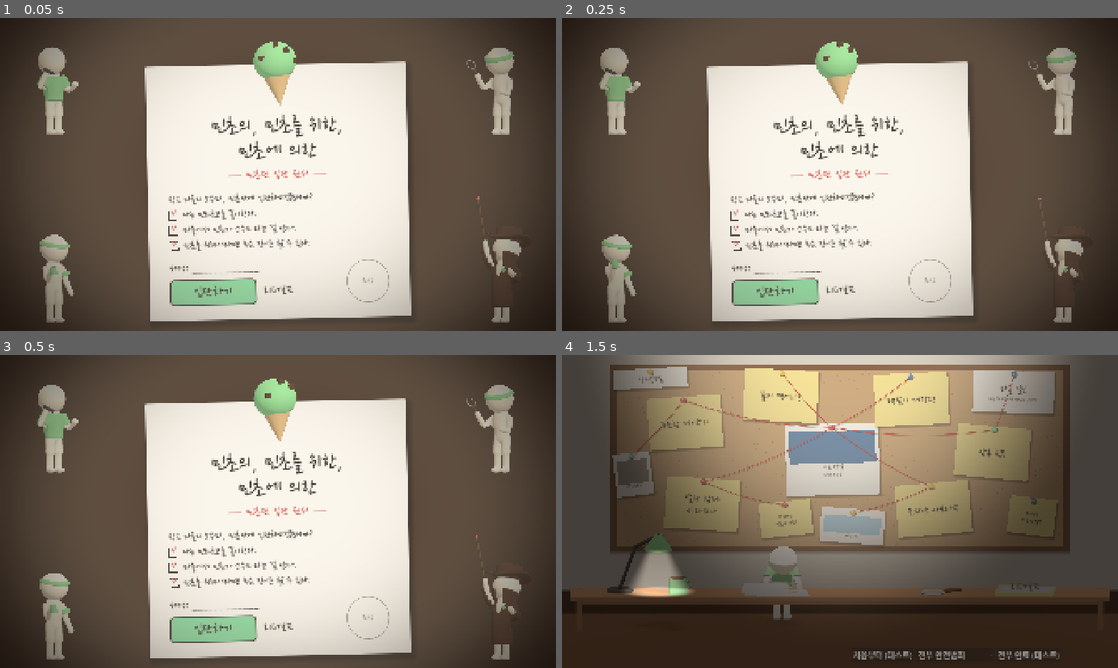
Above: before the commit, frames 1-4 (two rows, left to right).
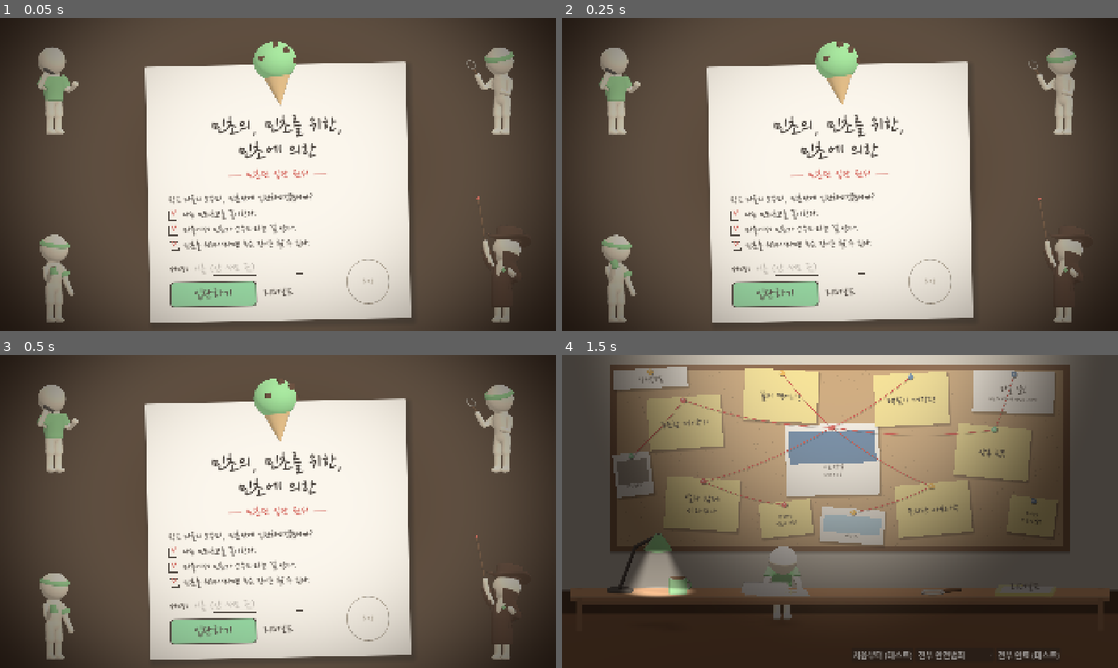
Above: after the commit, the same moments.

Repository: hahaha13791/mincho-game
Game: Godot game, scene res://main/title.tscn
Two runs of this game, one before a commit and one after it. Both use one fixed random seed, a clock stepped at 60 frames per second and the inputs below.
Inputs:
- Up to frame 1 (0.05 s): no input
- Up to frame 2 (0.25 s): no input
- Up to frame 3 (0.5 s): no input
- Up to frame 4 (1.5 s): click "입단하기" at 0.5 s; click "리더보드" at 1.25 s

The runs differ from the first frame. In frame 1, 1.1% of the frame differs, in the area x 27-74%, y 78-98%; in frame 2, 1.1%; in frame 3, 1.1%; in frame 4, nothing differs.

Commit message:
feat: 타이틀 서명란에 리더보드 이름 입력, 리더보드 등급을 ★○✕ 기호로
- 서명란(최대 10자, 처음부터 입력 커서)에 쓴 이름을 GameState.player_name으로 들고 가 등록 때 씀. 비면 '민초단원 N호'
- Enter로도 입단. 버튼과 Enter가 겹쳐도 한 번만 찍힘
- 등급 기호: 완전범죄 ★, 미션성공 ○, 적발 ✕. 내 줄 표시는 ★과 겹쳐 ▶로

Co-Authored-By: Claude Opus 5.5 <noreply@anthropic.com>

Diff:
--- a/common/game_state.gd
+++ b/common/game_state.gd
@@ -11,6 +11,7 @@
 var config: VoteConfig = preload("res://common/vote_config.tres")
 var mincho_percent: float
 var grades: Dictionary = {} # StringName -> Grade.Rank
+var player_name: String = "" # 타이틀 원서 서명란에 쓴 이름. 비면 리더보드가 '민초단원 N호'로 붙인다
 
 
 func _ready() -> void:
@@ -19,6 +20,7 @@
 
 func reset() -> void:
 	grades.clear()
+	player_name = ""
 	mincho_percent = config.start_mincho_percent
 	vote_changed.emit(mincho_percent)
 
--- a/common/leaderboard.gd
+++ b/common/leaderboard.gd
@@ -4,7 +4,7 @@
 ## 항목 = { id, name, score, percent, title, ranks(플레이한 순서대로 Grade.Rank), time }
 
 const PATH: String = "user://leaderboard.json"
-const GLYPHS: Array[String] = ["완", "미", "적"] # 인덱스 = Grade.Rank
+const GLYPHS: Array[String] = ["★", "○", "✕"] # 인덱스 = Grade.Rank (완전범죄, 미션성공, 적발)
 
 ## 방금 등록한 항목 id (리더보드 화면에서 강조). 화면을 떠나면 -1로 되돌린다
 static var highlight_id: int = -1
@@ -34,12 +34,15 @@
 	return true
 
 
-## 새 항목을 entries에 붙이고 돌려준다. 이름은 id로 자동 부여(입력이 마우스뿐이라 이름 입력 없음)
-static func add(entries: Array[Dictionary], score: int, percent: float, title: String, ranks: Array, now: int) -> Dictionary:
+## 새 항목을 entries에 붙이고 돌려준다. 이름(타이틀 서명란)이 비면 id로 '민초단원 N호'를 붙인다
+static func add(entries: Array[Dictionary], score: int, percent: float, title: String, ranks: Array, now: int, player_name: String = "") -> Dictionary:
 	var next_id: int = 1
 	for e in entries:
 		next_id = maxi(next_id, int(e["id"]) + 1)
-	var entry: Dictionary = {"id": next_id, "name": "민초단원 %d호" % next_id, "score": score, "percent": percent, "title": title, "ranks": ranks, "time": now}
+	var shown: String = player_name.strip_edges()
+	if shown.is_empty():
+		shown = "민초단원 %d호" % next_id
+	var entry: Dictionary = {"id": next_id, "name": shown, "score": score, "percent": percent, "title": title, "ranks": ranks, "time": now}
 	entries.append(entry)
 	return entry
 
@@ -63,7 +66,7 @@
 	return 0
 
 
-## 미니게임별 등급 약자 (예: 완완미적)
+## 미니게임별 등급 기호 (예: ★★○✕)
 static func glyphs(ranks: Array) -> String:
 	var s: String = ""
 	for r in ranks:
--- a/common/test_leaderboard.gd
+++ b/common/test_leaderboard.gd
@@ -32,7 +32,11 @@
 	_check(loaded.size() == 4 and int(loaded[1]["score"]) == 21, "저장 후 다시 읽으면 같다")
 	var e5: Dictionary = Leaderboard.add(loaded, 5, 40.0, "마", [2], 500)
 	_check(e5["id"] == 5, "읽은 뒤에도 id가 이어진다")
-	_check(Leaderboard.glyphs([0, 1, 2]) == "완미적", "등급 약자")
+	_check(Leaderboard.glyphs([0, 1, 2]) == "★○✕", "등급 기호")
+	var named: Dictionary = Leaderboard.add(loaded, 5, 40.0, "바", [2], 600, "  민트맨 ")
+	_check(named["name"] == "민트맨", "서명란 이름은 앞뒤 공백을 떼고 쓴다")
+	var blank: Dictionary = Leaderboard.add(loaded, 5, 40.0, "사", [2], 700, "   ")
+	_check(blank["name"] == "민초단원 %d호" % blank["id"], "빈 이름은 자동 이름")
 
 	var f: FileAccess = FileAccess.open(path, FileAccess.WRITE)
 	f.store_string("{깨진 파일")
--- a/main/final_count.gd
+++ b/main/final_count.gd
@@ -78,7 +78,7 @@
 # 리더보드에 등록하고 새 방문자를 위해 득표와 등급을 초기화한다
 func _register(ranks: Array, percent: float) -> void:
 	var entries: Array[Dictionary] = Leaderboard.load_all()
-	var entry: Dictionary = Leaderboard.add(entries, GameState.total_score(), percent, FinalRules.title(ranks, percent), ranks, int(Time.get_unix_time_from_system()))
+	var entry: Dictionary = Leaderboard.add(entries, GameState.total_score(), percent, FinalRules.title(ranks, percent), ranks, int(Time.get_unix_time_from_system()), GameState.player_name)
 	if not Leaderboard.save(entries):
 		push_error("리더보드를 저장하지 못했다: " + Leaderboard.PATH)
 	Leaderboard.highlight_id = entry["id"]
--- a/main/leaderboard.gd
+++ b/main/leaderboard.gd
@@ -47,7 +47,7 @@
 
 func _row(rank: int, e: Dictionary) -> Label:
 	var mine: bool = int(e["id"]) == Leaderboard.highlight_id
-	var text: String = "%s%2d위   %s   %d점   %s   %s" % ["★ " if mine else "   ", rank, e["name"], int(e["score"]), e["title"], Leaderboard.glyphs(e["ranks"])]
+	var text: String = "%s%2d위   %s   %d점   %s   %s" % ["▶ " if mine else "   ", rank, e["name"], int(e["score"]), e["title"], Leaderboard.glyphs(e["ranks"])]
 	return _row_label(text, mine)
 
 
--- a/main/title.gd
+++ b/main/title.gd
@@ -25,9 +25,11 @@
 ]
 const CREW_TURN: float = 0.6
 const STAMP_SIZE: float = 150.0
+const NAME_MAX: int = 10 # 리더보드 한 줄에 들어가게
 
 var _stamp_slot: Control
 var _start: Button
+var _sign: LineEdit
 var _ice: IceCream
 var _sfx: AudioStreamPlayer
 
@@ -43,7 +45,7 @@
 	_build_form()
 	_build_3d()
 	_build_light()
-	_start.grab_focus() # Space·Enter로도 입단
+	_sign.grab_focus() # 바로 이름을 쓰고 Enter로 입단
 
 
 func _process(delta: float) -> void:
@@ -91,7 +93,7 @@
 	left.alignment = BoxContainer.ALIGNMENT_CENTER
 	left.add_theme_constant_override("separation", 18)
 	bottom.add_child(left)
-	left.add_child(_hand("서명: ____________", 40, INK, HORIZONTAL_ALIGNMENT_LEFT))
+	left.add_child(_signature())
 	var buttons: HBoxContainer = HBoxContainer.new()
 	buttons.add_theme_constant_override("separation", 24)
 	left.add_child(buttons)
@@ -116,6 +118,33 @@
 	bottom.add_child(_stamp_slot)
 
 
+# 서명란: 밑줄 위에 손글씨로 이름을 쓴다(리더보드 이름). 비워 두면 리더보드가 '민초단원 N호'를 붙인다. Enter = 입단
+func _signature() -> HBoxContainer:
+	var row: HBoxContainer = HBoxContainer.new()
+	row.add_theme_constant_override("separation", 12)
+	row.add_child(_hand("서명:", 40, INK, HORIZONTAL_ALIGNMENT_LEFT))
+	_sign = LineEdit.new()
+	_sign.custom_minimum_size = Vector2(380, 0)
+	_sign.max_length = NAME_MAX
+	_sign.placeholder_text = "이름 (안 써도 됨)"
+	_sign.add_theme_font_override("font", get_theme_font("font", &"HandLabel"))
+	_sign.add_theme_font_size_override("font_size", 44)
+	_sign.add_theme_color_override("font_color", INK)
+	_sign.add_theme_color_override("font_uneditable_color", INK) # 입단 뒤 잠가도 서명은 진하게
+	_sign.add_theme_color_override("caret_color", INK)
+	_sign.add_theme_color_override("font_placeholder_color", Color(INK, 0.35))
+	var line: StyleBoxFlat = StyleBoxFlat.new()
+	line.bg_color = Color(0, 0, 0, 0)
+	line.border_color = INK
+	line.border_width_bottom = 3
+	line.content_margin_left = 6
+	for state: String in ["normal", "focus", "read_only"]:
+		_sign.add_theme_stylebox_override(state, line)
+	_sign.text_submitted.connect(func(_t: String) -> void: _join())
+	row.add_child(_sign)
+	return row
+
+
 # [입단하기] 버튼 모양: 민트 바탕에 잉크 테두리. 마우스를 올리면 밝게, 누르면 어둡게
 func _pill(state: String) -> StyleBox:
 	if state == "focus":
@@ -188,7 +217,11 @@
 
 # 입단: 도장 자리에 초록 '입단' 도장이 쾅 찍히고 조금 뒤 작전본부실로
 func _join() -> void:
+	if _start.disabled:
+		return # 버튼과 Enter가 겹쳐 두 번 찍히지 않게
 	_start.disabled = true
+	GameState.player_name = _sign.text.strip_edges()
+	_sign.editable = false
 	var seal: Panel = _circle(PALETTE.mincho.darkened(0.25), 8, "입단", 64)
 	seal.pivot_offset = Vector2(STAMP_SIZE, STAMP_SIZE) / 2.0
 	seal.rotation = -0.25
Not shown, changed: docs/todo/progress.md
Not shown, changed: docs/텍스트목록.md
